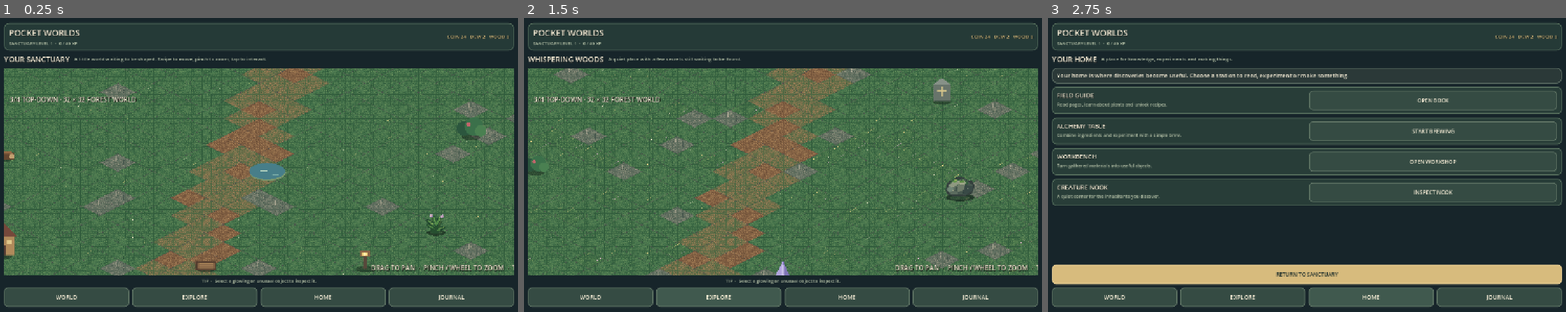
Above: before the commit, frames 1-3 (left to right).
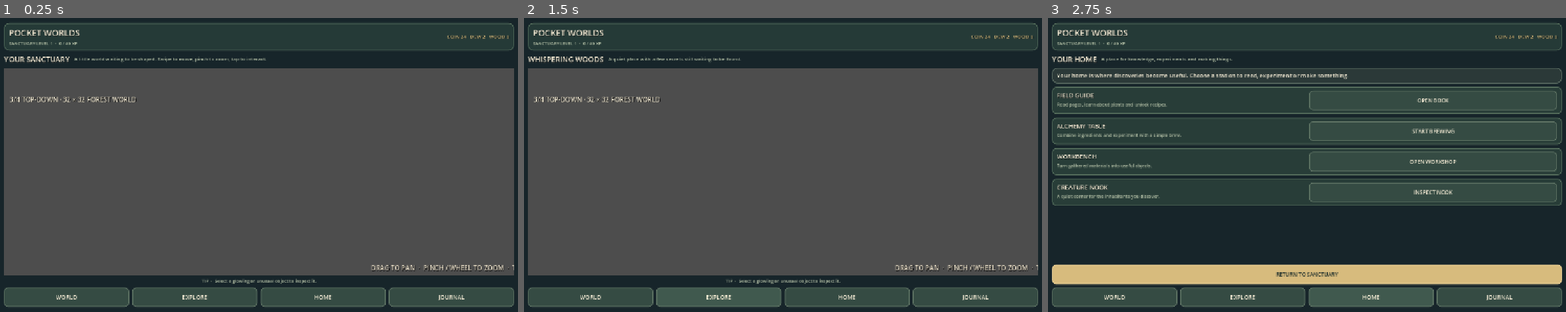
Above: after the commit, the same moments.

Repository: Kryodo/PocketWorlds
Game: Godot game, scene res://scenes/app/main.tscn
Two runs of this game, one before a commit and one after it. Both use one fixed random seed, a clock stepped at 60 frames per second and the inputs below.
Inputs:
- Up to frame 1 (0.25 s): no input
- Up to frame 2 (1.5 s): click "WORLD" at 0.5 s; click "EXPLORE" at 1.25 s
- Up to frame 3 (2.75 s): click "HOME" at 2 s

The runs differ from the first frame. In frame 1, 60% of the frame differs, in the area x 0-100%, y 17-88%; in frame 2, 59%; in frame 3, nothing differs.
Error after the commit: Parse Error: Could not preload resource script "res://scripts/world/forest_ground_tile_generator.gd". (res://scripts/world/world_ground_tiles.gd:4)

Commit message:
Fix typed ground asset tags assignment

Diff:
--- a/scripts/world/forest_ground_tile_generator.gd
+++ b/scripts/world/forest_ground_tile_generator.gd
@@ -33,7 +33,8 @@
 		definition.asset_id = StringName(asset_id)
 		definition.display_name = _display_name(asset_id)
 		definition.category = &"ground"
-		definition.tags = [ &"ground", &"terrain", &"forest" ]
+		var asset_tags: Array[StringName] = [&"ground", &"terrain", &"forest"]
+	definition.tags = asset_tags
 		definition.texture_path = texture_path
 		definition.texture_size_px = TILE_SIZE
 		definition.ground_anchor_px = Vector2(TILE_SIZE) * 0.5
